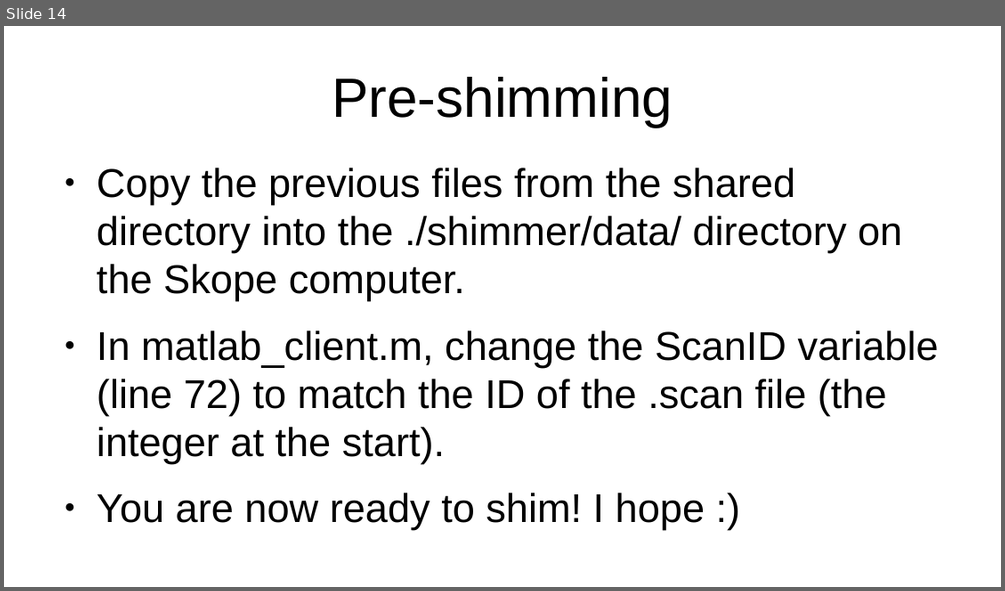
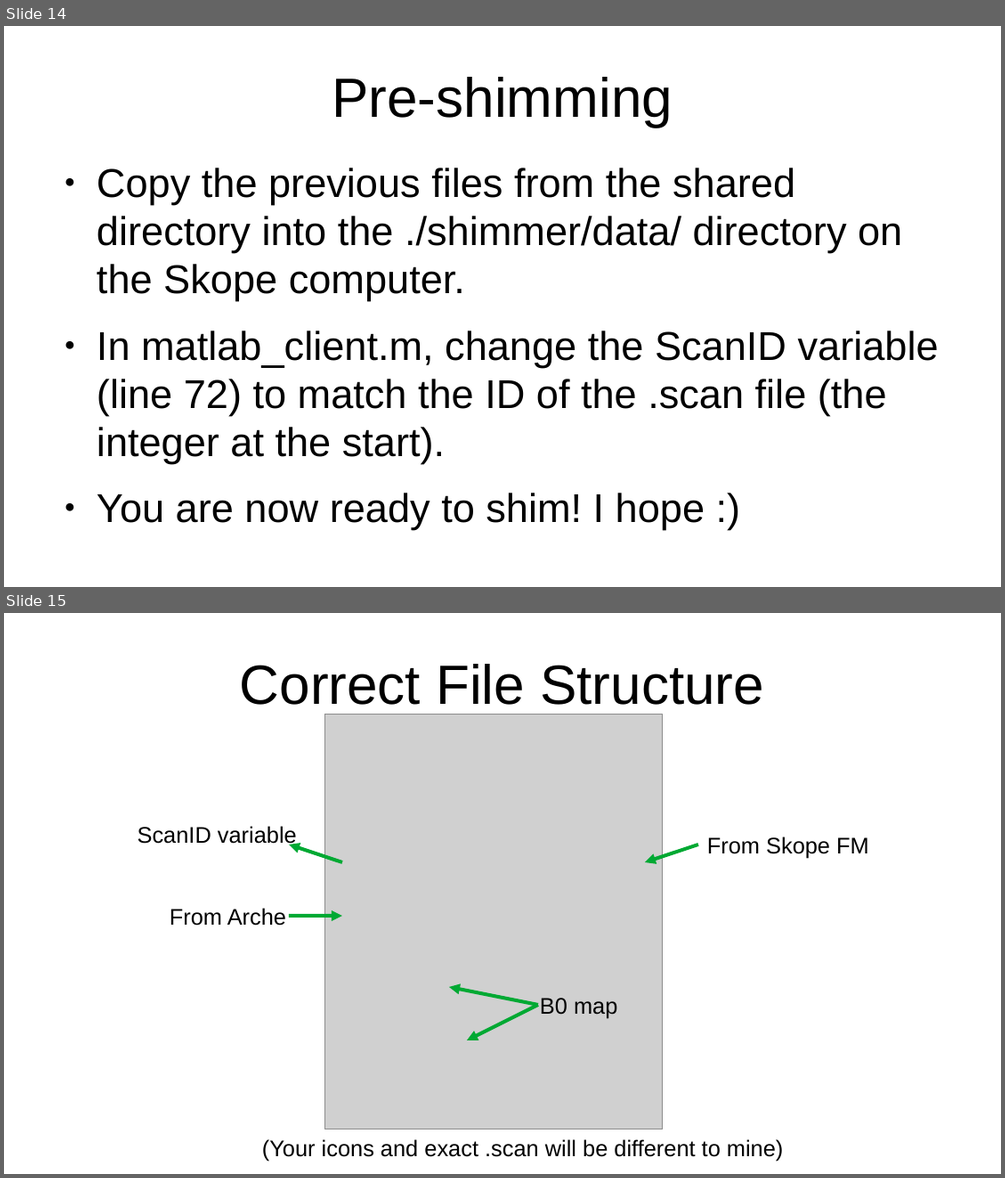
Before and after one commit to seventeenmagpie/skope-mrshim, a slide deck: shimmer/docs/user_guide_with_images.odp. Shown one above the other, each under a label of ours: slide 14 before the commit, slides 14 and 15 after it. The pictures are 1005x591 and 1005x1178 pixels, drawn with LibreOffice and Linux fonts; fonts in the diff are those of the drawing; grey boxes stand for pictures. Boxes give left, top, right and bottom in pixels: in the first picture for what was removed or moved away, otherwise in the second. Text is boxed around its words. In the diff, an @@ line names an element or a change of style, - is before the commit and + after.

```diff
--- a/shimmer/docs/user_guide_with_images.odp
+++ b/shimmer/docs/user_guide_with_images.odp
@@ slide 15 added at box(4, 613, 1001, 1174), background #FFFFFF @@
@@ title added at box(240, 664, 764, 705), 44 pt, text #000000 @@
+Correct File Structure
@@ picture added at box(325, 714, 663, 1129) @@
@@ text added at box(138, 826, 297, 847), 18 pt, text #000000 @@
+ScanID variable
@@ arrow added from (342, 863) to (289, 844), #00A933 2.83 pt @@
@@ arrow added from (699, 844) to (646, 863), #00A933 2.83 pt @@
@@ text added at box(707, 836, 869, 858), 18 pt, text #000000 @@
+From Skope FM
@@ text added at box(170, 908, 286, 925), 18 pt, text #000000 @@
+From Arche
@@ arrow added from (289, 916) to (342, 916), #00A933 2.83 pt @@
@@ arrow added from (539, 1005) to (449, 987), #00A933 2.83 pt @@
@@ arrow added from (539, 1005) to (467, 1040), #00A933 2.83 pt @@
@@ text added at box(540, 997, 617, 1018), 18 pt, text #000000 @@
+B0 map
@@ text added at box(262, 1139, 783, 1160), 18 pt, text #000000 @@
+(Your icons and exact .scan will be different to mine)
```
Also in this commit, not shown: 2 slides changed, 1 slide removed, 2 other files.
